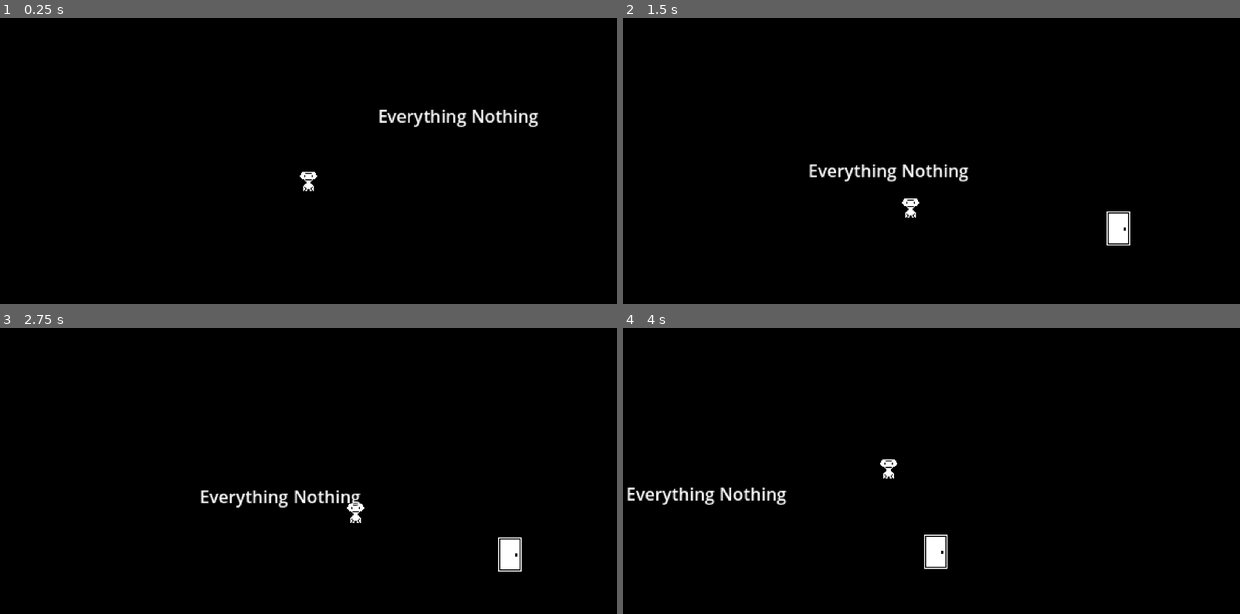
Above: before the commit, frames 1-4 (two rows, left to right).
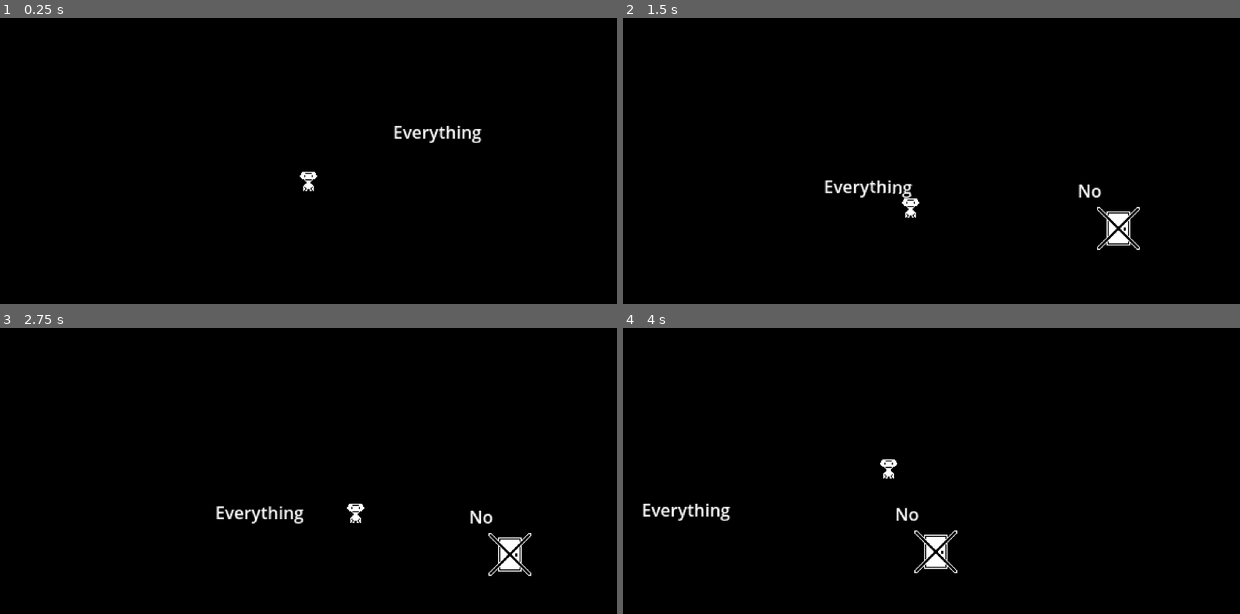
Above: after the commit, the same moments.

Repository: SoulsTogetherX/GameJam-1-bit-jam-n2-
Game: Godot game, scene res://rooms/puzzel_rooms/1/room_1.tscn
Same seed, same stepped clock (60 frames per second), same inputs: the game is played once before the commit and once after it.
Inputs (mouse positions are in pixels of both pictures, inside the frame that each line leads up to):
- Up to frame 1 (0.25 s): no input
- Up to frame 2 (1.5 s): tap Enter at 0.5 s; move the mouse to (1024, 115) at 0.52 s; hold D (right) 0.53-1.28 s; hold W (interact) 0.53-1.28 s; click (1024, 115) at 0.67 s; move the mouse to (888, 183) at 1.27 s; hold A (left) from 1.28 s (still down); tap W (interact) at 1.35 s; click (888, 183) at 1.42 s
- Up to frame 3 (2.75 s): move the mouse to (425, 459) at 2.02 s; release A (left) at 2.03 s; hold D (right) from 2.03 s (still down); hold W (interact) from 2.03 s (still down); click (425, 459) at 2.17 s
- Up to frame 4 (4 s): move the mouse to (956, 496) at 2.77 s; release W (interact) at 2.78 s; tap W (interact) at 2.85 s; click (956, 496) at 2.92 s; move the mouse to (1116, 553) at 3.52 s; release D (right) at 3.53 s; hold A (left) from 3.53 s (still down); hold W (interact) from 3.53 s (still down); click (1116, 553) at 3.67 s

The runs differ from the first frame. In frame 1, 1.0% of the frame differs, in the area x 61-88%, y 32-44%; in frame 2, 1.3%; in frame 3, 1.3%, in the area x 32-87%, y 56-87%; in frame 4, 1.3%.

Commit message:
the start up segment pickup

Diff:
--- /dev/null
+++ b/global/global_stuff.gd
@@ -0,0 +1,14 @@
+@tool
+extends Node
+
+static var segment_font      : Font = ThemeDB.fallback_font;
+static var segment_font_size : int = 16;
+
+static func swap_parent(node : Node, parent : Node) -> void:
+	var pos : Vector2;
+	if node is Node2D:
+		pos = node.global_position;
+	node.get_parent().remove_child(node);
+	parent.add_child(node);
+	if node is Node2D:
+		node.global_position = pos;
--- a/global/global_values.gd
+++ /dev/null
@@ -1 +0,0 @@
-var segment_font = ThemeDB.fallback_font;
--- a/project.godot
+++ b/project.godot
@@ -17,7 +17,7 @@
 
 [autoload]
 
-GlobalValues="*res://global/global_values.gd"
+GlobalStuff="*res://global/global_stuff.gd"
 
 [input]
 
--- a/rooms/puzzel_rooms/1/room_1.tscn
+++ b/rooms/puzzel_rooms/1/room_1.tscn
@@ -3,7 +3,7 @@
 [ext_resource type="Script" path="res://rooms/puzzel_rooms/1/room_1.gd" id="1_6crq5"]
 [ext_resource type="PackedScene" uid="uid://rg81f8qkjyw7" path="res://src/player/player.tscn" id="1_rcl02"]
 [ext_resource type="PackedScene" uid="uid://c44jl8lmyacr1" path="res://src/interactable/door/door.tscn" id="2_j5kej"]
-[ext_resource type="Script" path="res://src/interactable/door/doorActions/custom/regular_door.gd" id="3_r6iq6"]
+[ext_resource type="Script" path="res://src/interactable/door/doorActions/custom/room_1.gd" id="3_xrcmn"]
 [ext_resource type="PackedScene" uid="uid://cvys66d438o0m" path="res://src/camera/cam.tscn" id="5_vre0u"]
 [ext_resource type="PackedScene" uid="uid://dkdborsyb20vp" path="res://src/breakable_word/objects/breakable_word.tscn" id="6_gn36v"]
 
@@ -21,10 +21,11 @@
 
 [node name="door" parent="." instance=ExtResource("2_j5kej")]
 position = Vector2(178, -16)
-state = 2
 
-[node name="action" type="Node" parent="door"]
-script = ExtResource("3_r6iq6")
+[node name="action" type="Node" parent="door" node_paths=PackedStringArray("everything", "no")]
+script = ExtResource("3_xrcmn")
+everything = NodePath("../../Everything")
+no = NodePath("../../No")
 _nextRoom = "res://rooms/puzzel_rooms/1/room_1.tscn"
 
 [node name="player" parent="." node_paths=PackedStringArray("_cam") instance=ExtResource("1_rcl02")]
@@ -35,5 +36,9 @@
 position = Vector2(-176, 0)
 _follow = NodePath("../player")
 
-[node name="breakable_word" parent="." instance=ExtResource("6_gn36v")]
-position = Vector2(-37, -71)
+[node name="Everything" parent="." instance=ExtResource("6_gn36v")]
+position = Vector2(-56, -56)
+
+[node name="No" parent="." instance=ExtResource("6_gn36v")]
+position = Vector2(151, -52)
+text = "No"
--- a/src/breakable_word/objects/breakable_word.tscn
+++ b/src/breakable_word/objects/breakable_word.tscn
@@ -5,7 +5,7 @@
 
 [node name="breakable_word" type="Node2D"]
 script = ExtResource("1_5hfk6")
-text = "Every/thing No/thing"
+text = "Every/thing"
 
 [node name="breakable_spawner" type="Node" parent="."]
 script = ExtResource("2_ktsep")
--- a/src/breakable_word/objects/segment.tscn
+++ b/src/breakable_word/objects/segment.tscn
@@ -3,7 +3,8 @@
 [ext_resource type="Script" path="res://src/breakable_word/scripts/segment.gd" id="1_0at7n"]
 
 [node name="segment" type="RigidBody2D"]
-process_mode = 4
+collision_layer = 0
+freeze = true
 script = ExtResource("1_0at7n")
 text = "Everything"
 
@@ -13,3 +14,8 @@
 offset_right = 243.5
 offset_bottom = 14.5
 text = "Everything"
+
+[node name="Area2D" type="Area2D" parent="."]
+process_mode = 3
+collision_layer = 2
+collision_mask = 0
--- a/src/breakable_word/scripts/breakable_spawner.gd
+++ b/src/breakable_word/scripts/breakable_spawner.gd
@@ -1,23 +1,35 @@
 @tool
 class_name Spawner extends Node
 
-var _font                  : Font   = ThemeDB.fallback_font;
-var _font_size             : float  = 16;
+static var globalStuff = load("res://global/global_stuff.gd");
+@onready var _font      : Font   = globalStuff.segment_font;
+@onready var _font_size : float  = globalStuff.segment_font_size;
 
 var text : String = "":
 	set(val):
 		text = val;
 		_from_text();
-var _letters : Array[Segment] = [];
 var _placers : Array[WordPlacer] = [];
+var _isReady : bool = false;
 
 func update_placers():
 	for placer in _placers:
 		placer.update_segments();
 
+func drop(placer: int, segment: int) -> void:
+	_placers[placer].drop(segment);
+
+func drops(placers: Array[int], segments: Array[Array]) -> void:
+	for placer in placers:
+		_placers[placer].drops(segments[placer]);
+
+func _ready() -> void:
+	await owner.ready;
+	_from_text();
+	_isReady = true;
+
 func _from_text() -> void:
 	_destroy_placers();
-	_letters   = [];
 	var txt    := text.strip_edges();
 	var strs   := txt.split("/", false);
 	var offset : Vector2 = Vector2(-_font.get_string_size(txt, HORIZONTAL_ALIGNMENT_CENTER, -1, _font_size).x, 0);
@@ -39,7 +51,7 @@
 				offset.x += space_length;
 				continue;
 
-			var newSeg : Segment = await Segment.create(seg, _font, _font_size);
+			var newSeg : Segment = Segment.create(seg, _font, _font_size);
 			curr_placer.add_segment(newSeg);
 			curr_placer.position = offset;
 
--- a/src/breakable_word/scripts/breakable_word.gd
+++ b/src/breakable_word/scripts/breakable_word.gd
@@ -1,8 +1,7 @@
 @tool
 class_name Breakable extends Node2D
 
-var isReady : bool = false;
-var placers : Array[WordPlacer] = [];
+var _isReady : bool = false;
 
 @onready var spawner : Spawner = $breakable_spawner;
 
@@ -10,9 +9,15 @@
 	get:
 		return spawner.text;
 	set(val):
-		if not isReady:
+		if not _isReady:
 			await ready;
 		spawner.text = val;
 
 func _ready():
-	isReady = true;
+	_isReady = true;
+
+func drop(segment: int, placer: int) -> void:
+	spawner.drop(placer, segment);
+
+func drops(segments: Array[Array], placers: Array[int]) -> void:
+	spawner.drops(placers, segments);
--- a/src/breakable_word/scripts/segment.gd
+++ b/src/breakable_word/scripts/segment.gd
@@ -1,8 +1,9 @@
 @tool
-class_name Segment extends Node2D
+class_name Segment extends RigidBody2D
 
-static var _font             : Font      = ThemeDB.fallback_font;
-static var _font_size        : float     = 16;
+static var globalStuff = load("res://global/global_stuff.gd");
+static var _font             : Font   = globalStuff.segment_font;
+static var _font_size        : float  = globalStuff.segment_font_size;
 var _collide                 : CollisionShape2D;
 @onready var _label          : Label     = $Label;
 
@@ -18,9 +19,17 @@
 
 var isReady : bool = false;
 func _ready() -> void:
-	_collide = CollisionShape2D.new()
-	_collide.set_shape(RectangleShape2D.new());
+	hold();
+
+	_collide = CollisionShape2D.new();
+	var detect = CollisionShape2D.new();
+
+	var shape = RectangleShape2D.new();
+	_collide.set_shape(shape);
+	detect.set_shape(shape);
+
 	add_child(_collide);
+	$Area2D.add_child(detect);
 
 	set_text(_text);
 	isReady = true;
@@ -51,3 +60,10 @@
 
 func get_height() -> float:
 	return get_rect().size.y;
+
+func hold():
+	freeze = true;
+
+func drop():
+	globalStuff.swap_parent(self, get_tree().current_scene);
+	freeze = false;
--- a/src/breakable_word/scripts/word_placer.gd
+++ b/src/breakable_word/scripts/word_placer.gd
@@ -4,6 +4,10 @@
 var _area            : Rect2            = Rect2(global_position, Vector2.ZERO);
 var _detect          : CollisionShape2D;
 var _segments        : Array[Segment];
+
+static var instance = preload("res://src/breakable_word/objects/word_placer.tscn");
+static func create() -> WordPlacer:
+	return instance.instantiate();
 
 func get_area() -> Rect2:
 	return _area;
@@ -14,21 +18,12 @@
 func get_height() -> float:
 	return _area.size.y;
 
-func _set(property: StringName, value : Variant) -> bool:
-	if property == "position":
-		_area.position = value;
+func drop(segment: int) -> void:
+	_segments[segment].drop();
 
-	return false;
-
-func _ready() -> void:
-	_detect = CollisionShape2D.new()
-	_detect.set_shape(RectangleShape2D.new());
-	_detect.modulate = Color.GREEN;
-	$Area2D.add_child(_detect);
-
-static var instance = preload("res://src/breakable_word/objects/word_placer.tscn");
-static func create() -> WordPlacer:
-	return instance.instantiate();
+func drops(segments: Array[int]) -> void:
+	for idx in segments:
+		_segments[idx].drop();
 
 func add_segment(seg : Segment):
 	add_child(seg);
@@ -53,12 +48,23 @@
 	_detect.shape.extents   = _area.size;
 	_detect.position = _area.position;
 
+func _set(property: StringName, value : Variant) -> bool:
+	if property == "position":
+		_area.position = value;
+
+	return false;
+
+func _ready() -> void:
+	_detect = CollisionShape2D.new()
+	_detect.set_shape(RectangleShape2D.new());
+	_detect.modulate = Color.GREEN;
+	$Area2D.add_child(_detect);
+
 func _segment_width() -> float:
 	var width = 0;
 	for seg in _segments:
 		width += seg.get_width();
 	return width;
-
 
 func _on_area_2d_input_event(viewport: Node, event: InputEvent, shape_idx: int) -> void:
 	if event is InputEventMouseButton && event.button_index == MOUSE_BUTTON_LEFT && event.is_pressed():
@@ -70,6 +76,9 @@
 	add_sibling(particle);
 	particle.position = get_local_mouse_position() + position;
 
+	waggle();
+
+func waggle():
 	var tw = create_tween();
 	tw.tween_property(self, "rotation_degrees",  5, 0.05);
 	tw.tween_property(self, "rotation_degrees", -5, 0.05);
--- /dev/null
+++ b/src/interactable/door/doorActions/custom/room_1.gd
@@ -0,0 +1,14 @@
+extends DoorActions
+
+@export var everything : Breakable;
+@export var no         : Breakable;
+var onTime : bool = false;
+
+func on_locked():
+	_door.lockAnimation();
+	if onTime:
+		return;
+	onTime = true;
+
+	everything.drop(0, 1);
+	print(no)
--- a/src/interactable/door/doorActions/custom/start_door.gd
+++ /dev/null
@@ -1,10 +0,0 @@
-extends DoorActions
-
-func action(state : Door.STATE):
-	match state:
-		Door.STATE.LOCKED:
-			_door.lockAnimation();
-		Door.STATE.OPEN:
-			_door.close();
-		Door.STATE.CLOSED:
-			_door.open();
--- a/src/interactable/door/doorActions/door_actions.gd
+++ b/src/interactable/door/doorActions/door_actions.gd
@@ -4,4 +4,19 @@
 @export_file("*.tscn") var _nextRoom;
 
 func action(state : Door.STATE):
+	match state:
+		Door.STATE.LOCKED:
+			on_locked();
+		Door.STATE.OPEN:
+			on_open();
+		Door.STATE.CLOSED:
+			on_closed();
+
+func on_locked():
 	pass;
+
+func on_open():
+	pass;
+
+func on_closed():
+	pass;
--- a/src/player/player.gd
+++ b/src/player/player.gd
@@ -5,19 +5,27 @@
 const JUMP_CUTOFF         : float  = -5.;
 const GRAVITY             : int    =  1960 / 2;
 
-@onready var coyote_timer : Timer  = $coyote_timer;
-@onready var jump_buffer  : Timer  = $jump_buffer;
-@onready var detector     : Area2D = $interactable_detector;
+@onready var coyote_timer : Timer    = $coyote_timer;
+@onready var jump_buffer  : Timer    = $jump_buffer;
+@onready var detector     : Area2D   = $interactable_detector;
+@onready var state_contr  : StateObj = $StateObj;
 
 @export var _cam           : CameraFollow = null;
 var _tween                 : Tween;
 var _jumping               : bool = false;
+var _holding               : Array[Segment];
 
 func _input(event: InputEvent) -> void:
-	if event.is_action_pressed("interact"):
+	if event.is_action_pressed("interact") && _holding.is_empty():
 		var detecteds = detector.get_overlapping_areas();
-		if detecteds.size() > 0:
-			detecteds[0].owner.action();
+		for detected in detecteds:
+			var subject = detected.owner;
+			if subject is Segment && is_on_floor() && !subject.freeze:
+				_holding.append(subject);
+				subject.drop();
+				state_contr.force_change_state("selecting", 0);
+			else:
+				subject.action();
 
 func _physics_process(delta) -> void:
 	pass;
--- a/src/player/player.tscn
+++ b/src/player/player.tscn
@@ -17,6 +17,7 @@
 radius = 13.0
 
 [node name="player" type="CharacterBody2D"]
+collision_layer = 0
 script = ExtResource("1_6dsfu")
 
 [node name="Sprite2D" type="Sprite2D" parent="."]
@@ -59,8 +60,9 @@
 walk = NodePath("../walk")
 falling = NodePath("../falling")
 
-[node name="selecting" type="Node" parent="StateObj/StateMachine"]
+[node name="selecting" type="Node" parent="StateObj/StateMachine" node_paths=PackedStringArray("idle")]
 script = ExtResource("7_qop4l")
+idle = NodePath("../idle")
 
 [node name="slow_down" type="Node" parent="StateObj/StateMachine" node_paths=PackedStringArray("idle", "falling")]
 script = ExtResource("8_t3dbk")
--- a/src/state_machine/states/selecting.gd
+++ b/src/state_machine/states/selecting.gd
@@ -1,19 +1,30 @@
 extends State
+
+@export var idle : State;
+
+const HOLD_OFFSET = Vector2(0, 30);
 
 func state_name():
 	return "selecting";
 
 func enter() -> void:
-	pass;
+	for held in actor._holding:
+		held.hold();
+		GlobalStuff.swap_parent(held, self);
 
 func exit() -> void:
-	pass;
+	for held in actor._holding:
+		held.drop();
+	actor._holding.clear();
 
-func process_input(_event: InputEvent) -> State:
+func process_input(event: InputEvent) -> State:
+	if Input.is_action_just_pressed("jump"):
+		return idle;
 	return null;
 
 func process_frame(_delta: float) -> State:
 	return null;
 
 func process_physics(_delta: float) -> State:
+	actor._cam.update_position();
 	return null;
